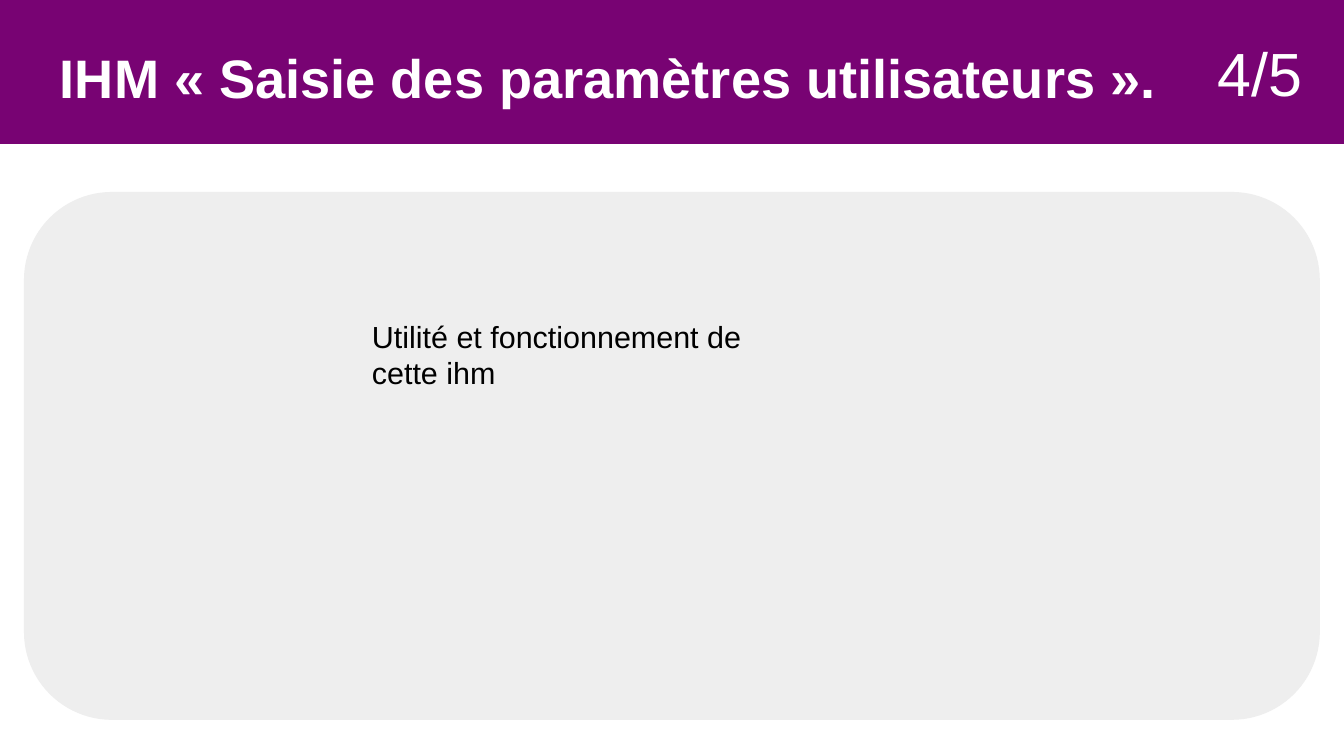
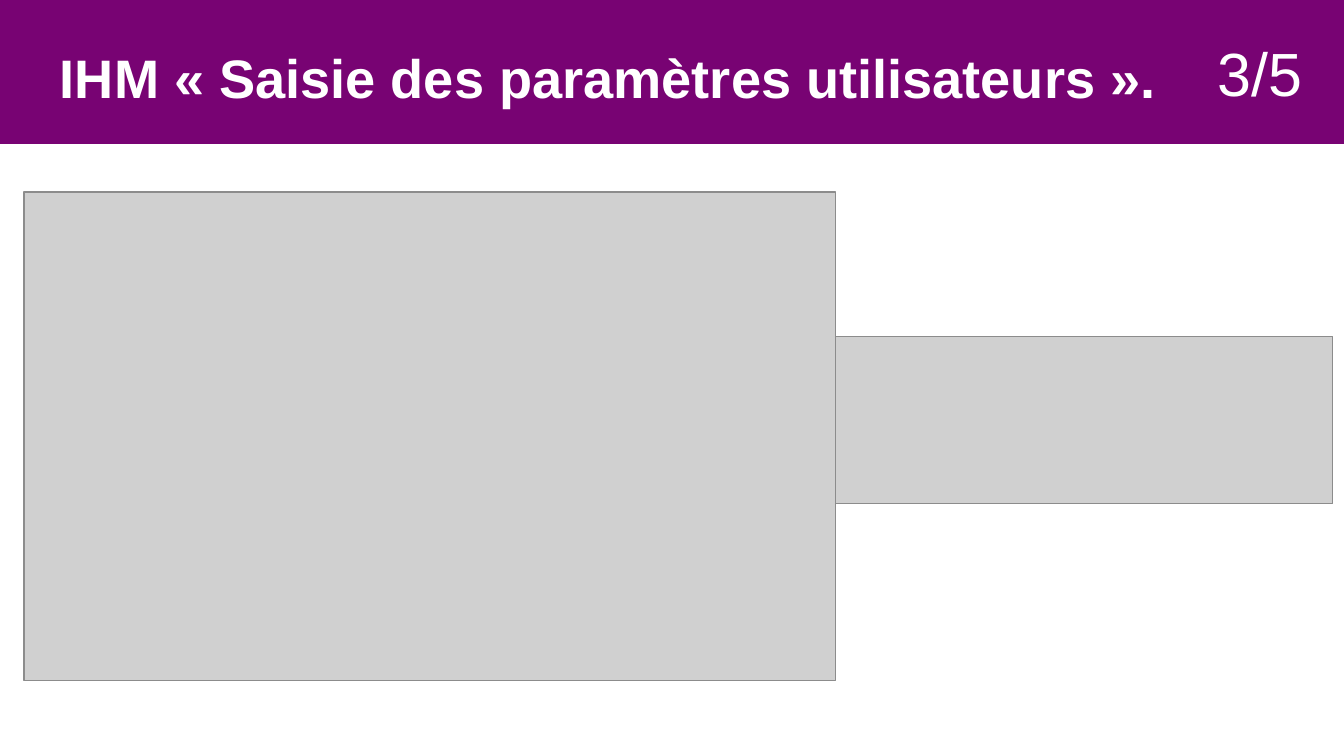
Before and after one commit to Sauvage89/sechoir-houblon, a slide deck: slide 20 of doc/diaporama/revu2/revu2_sauvage.odp (slide 29 before the commit). Drawn at 1344x756 pixels with LibreOffice and Linux fonts; fonts in the diff are those of the drawing; grey boxes stand for pictures. Boxes give left, top, right and bottom in pixels: in the first picture for what was removed or moved away, otherwise in the second. Text is boxed around its words. In the diff, an @@ line names an element or a change of style, - is before the commit and + after.

```diff
--- a/doc/diaporama/revu2/revu2_sauvage.odp
+++ b/doc/diaporama/revu2/revu2_sauvage.odp
@@ text at (x1=1217, y1=51, x2=1302, y2=97): text changed @@
-4/5
+3/5
@@ rounded rectangle removed at (x1=24, y1=191, x2=1321, y2=720) @@
@@ picture added at (x1=24, y1=193, x2=837, y2=682) @@
@@ text removed at (x1=372, y1=325, x2=741, y2=385) @@
-Utilité et fonctionnement de cette ihm
@@ picture added at (x1=793, y1=337, x2=1334, y2=504) @@
```
Also in this commit, not shown: 21 other slides changed, 1 slide added, 15 slides removed, 2 other files.
